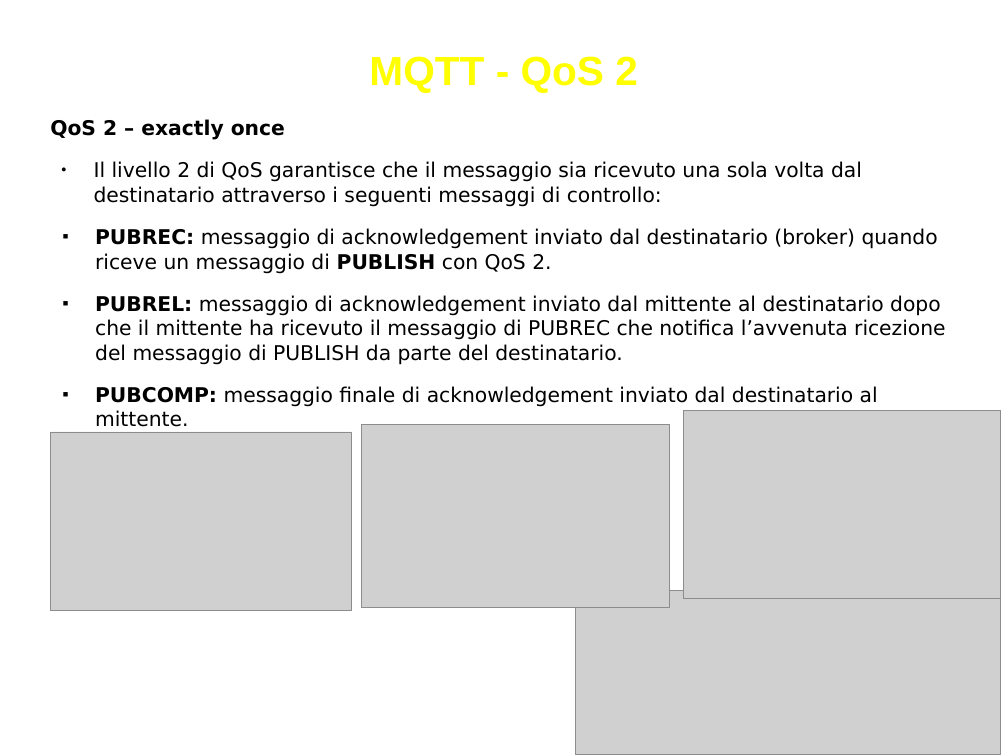
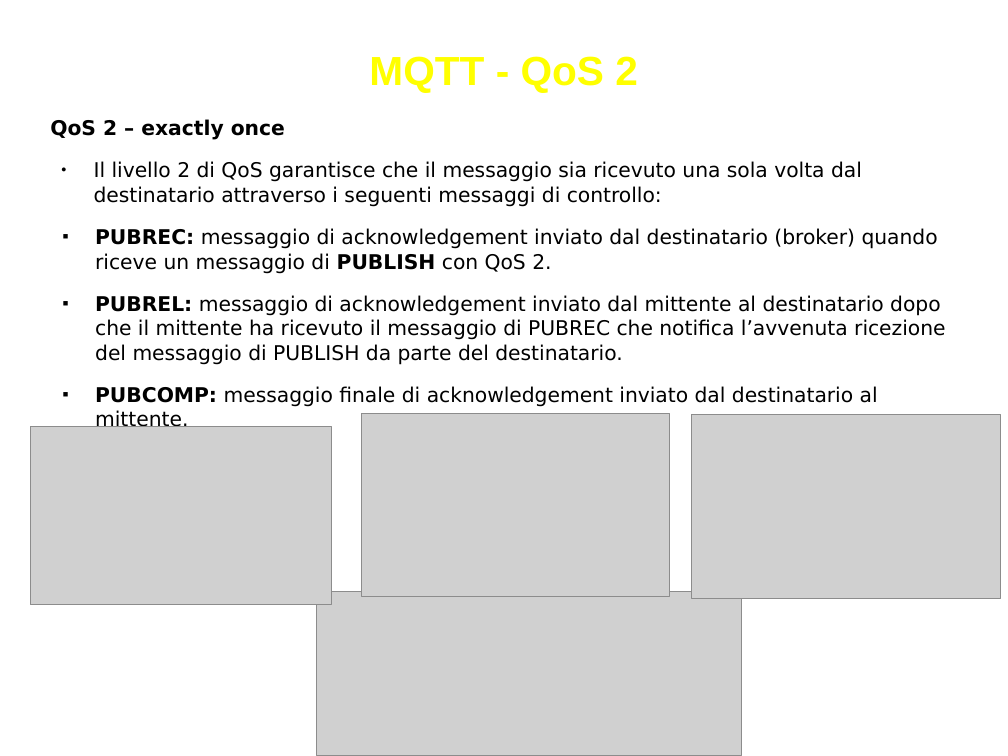
Before and after one commit to biagiom/QuakeSense, a slide deck: slide 32 of Presentazione_QuakeSense.odp. Drawn at 1008x756 pixels with LibreOffice and Linux fonts; fonts in the diff are those of the drawing; grey boxes stand for pictures. Boxes give left, top, right and bottom in pixels: in the first picture for what was removed or moved away, otherwise in the second. Text is boxed around its words. In the diff, an @@ line names an element or a change of style, - is before the commit and + after.

```diff
--- a/Presentazione_QuakeSense.odp
+++ b/Presentazione_QuakeSense.odp
@@ picture: place and size @@
-picture at [361,425,670,608]
+picture at [361,413,670,596]
@@ picture: place and size @@
-picture at [684,411,1001,599]
+picture at [692,415,1002,599]
@@ picture: place and size @@
-picture at [50,432,351,611]
+picture at [30,426,331,606]
@@ picture: place and size @@
-picture at [576,591,1002,756]
+picture at [316,592,742,756]
```
Also in this commit, not shown: 10 other slides changed.
